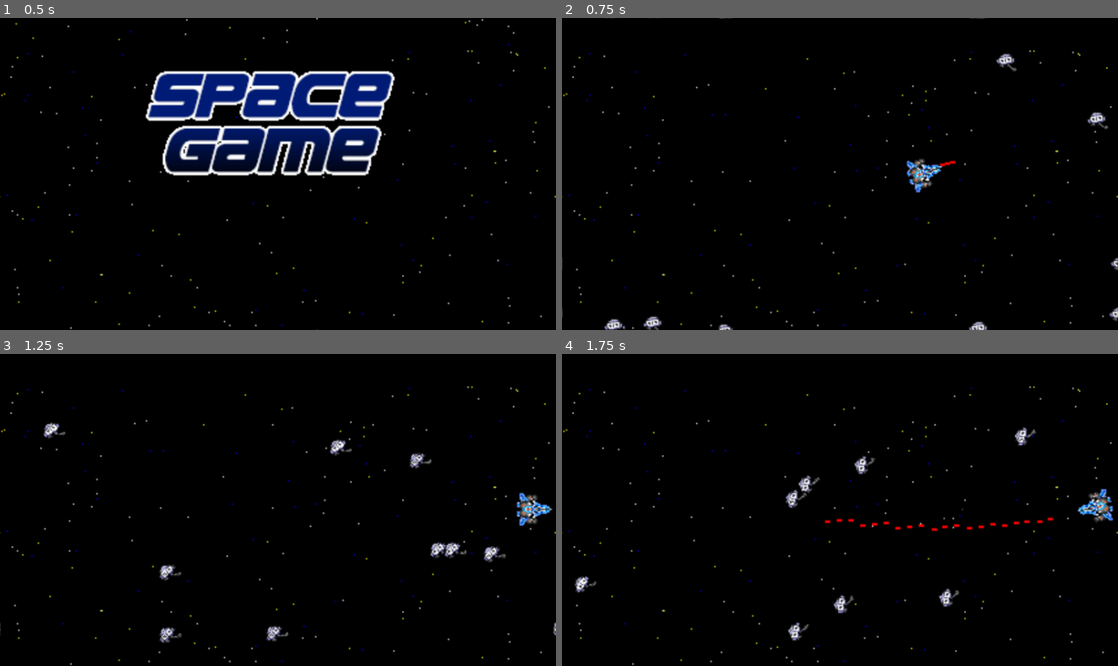
Above: before the commit, frames 1-4 (two rows, left to right).
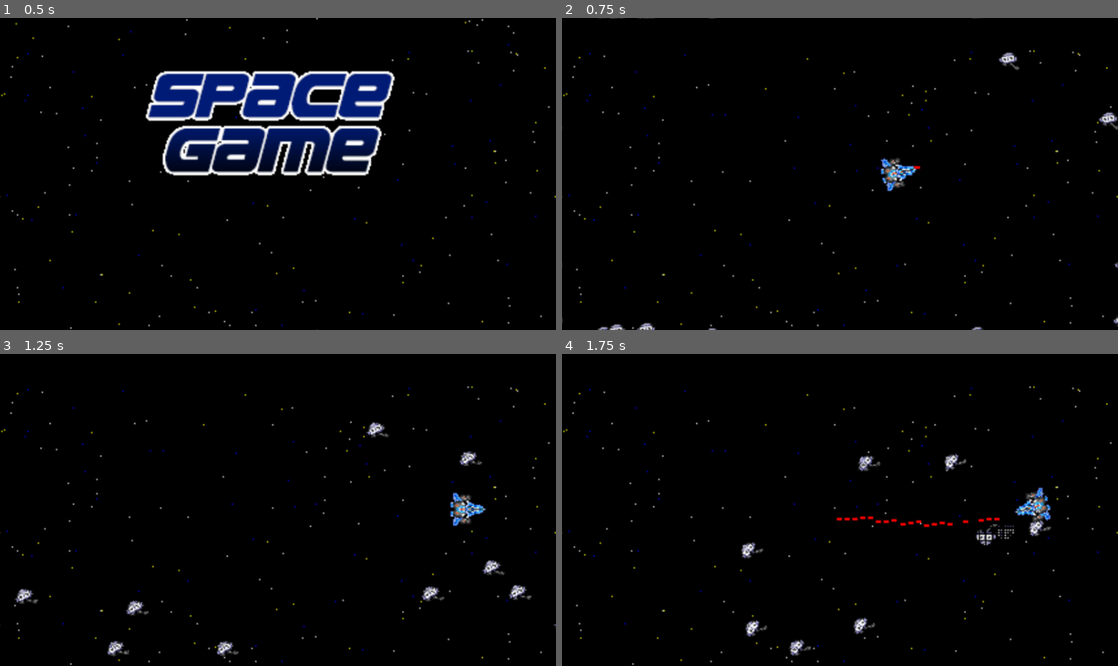
Above: after the commit, the same moments.

Repository: vgmoose/space-game
Game: Godot game, scene res://Classic/Classic.tscn
Two runs of this game, one before a commit and one after it. Both use one fixed random seed, a clock stepped at 60 frames per second and the inputs below.
Inputs (mouse positions are in pixels of both pictures, inside the frame that each line leads up to):
- Up to frame 1 (0.5 s): no input
- Up to frame 2 (0.75 s): tap Enter (accept) at 0.5 s; move the mouse to (962, 158) at 0.52 s; hold D (right) from 0.53 s (still down); hold Enter (accept) from 0.53 s (still down); click (962, 158) at 0.67 s
- Up to frame 3 (1.25 s): keep holding D (right); keep holding Enter (accept)
- Up to frame 4 (1.75 s): release D (right) at 1.25 s; release Enter (accept) at 1.25 s; drag from (728, 525) to (812, 572) at 1.27 s

Frame 1 is identical in both runs. In frame 2, 1.6% of the frame differs, in the area x 0-100%, y 0-100%; in frame 3, 2.9%; in frame 4, 3.2%, in the area x 2-100%, y 23-97%.

Commit message:
lock framerate, add some easter eggs, set speed properly

Diff:
--- a/Classic/Classic.gd
+++ b/Classic/Classic.gd
@@ -16,12 +16,19 @@
 var initialized = false
 
 var labelController
+
+var gamepadTexture
+var tabletTexture
+
+var startedMusic = false
 
 func _ready():
 	player = find_node("AudioStreamPlayer")
 	screenImage = find_node("TextureRect")
 	gamepad = find_node("Gamepad")
 	labelController = find_node("LabelController")
+	gamepadTexture = gamepad.texture
+	tabletTexture =  load("res://Classic/tablet.png")
 
 #	get_tree().get_root().connect("size_changed", self.size_changed)
 	get_tree().get_root().connect("size_changed", self, "size_changed")
@@ -119,11 +126,25 @@
 	labelController.multiplier = SCALER
 	labelController.updateFont()
 
-	gamepad.rect_scale = Vector2(0.5*0.83*SCALER, 0.5*0.83*SCALER)
-	gamepad.rect_position = Vector2(
-		-gamepad.rect_scale.x*0.2237*gamepad.rect_size.x + screenImage.rect_position.x,
-		-gamepad.rect_scale.y*0.2393*gamepad.rect_size.y + screenImage.rect_position.y
-	)
+#	var prevTexture = gamepad.texture
+
+	if mySpaceGlobals.graphics.nxFont:
+		gamepad.texture = tabletTexture
+		gamepad.rect_scale = Vector2(0.5*0.49*SCALER, 0.5*0.49*SCALER)
+		gamepad.rect_size = Vector2(3006, 1282)
+		gamepad.rect_position = Vector2(
+			-gamepad.rect_scale.x*0.215*gamepad.rect_size.x + screenImage.rect_position.x,
+			-gamepad.rect_scale.y*0.11*gamepad.rect_size.y + screenImage.rect_position.y
+		)
+	else:
+#		print("updating gamepad")
+		gamepad.texture = gamepadTexture
+		gamepad.rect_scale = Vector2(0.5*0.83*SCALER, 0.5*0.83*SCALER)
+		gamepad.rect_size = Vector2(1875, 1103)
+		gamepad.rect_position = Vector2(
+			-gamepad.rect_scale.x*0.2237*gamepad.rect_size.x + screenImage.rect_position.x,
+			-gamepad.rect_scale.y*0.2393*gamepad.rect_size.y + screenImage.rect_position.y
+		)
 
 func program_start():
 	initialized = true
@@ -183,6 +204,10 @@
 	# get lock for drawing
 	editableScreen.lock()
 
+	# keep track of the time inbetween frames
+	# (this is new for space game)
+	mySpaceGlobals.delta = delta
+
 	# Get the status of the controller
 	mySpaceGlobals.buttonA = Input.is_action_pressed("accept")
 	mySpaceGlobals.buttonB = Input.is_action_pressed("cancel")
@@ -197,8 +222,8 @@
 #	mySpaceGlobals.rstick_y = Input.get_axis("shoot_down", "shoot_up")
 #	mySpaceGlobals.lstick_y = Input.get_axis("down", "up")
 	mySpaceGlobals.rstick_x = Input.get_joy_axis(1, 0)
-	mySpaceGlobals.lstick_x = Input.get_joy_axis(1, 1)
-	mySpaceGlobals.rstick_y = Input.get_joy_axis(0, 0)
+	mySpaceGlobals.lstick_x = Input.get_joy_axis(0, 0)
+	mySpaceGlobals.rstick_y = Input.get_joy_axis(1, 1)
 	mySpaceGlobals.lstick_y = Input.get_joy_axis(0, 1)
 
 	mySpaceGlobals.touched = Input.is_mouse_button_pressed(1)
@@ -255,6 +280,10 @@
 	screenTexture.set_data(editableScreen)
 	screenImage.texture = screenTexture
 
+	if not startedMusic:
+		player.playing = true
+		startedMusic = true
+
 	# To exit the game
 #		if (mySpaceGlobals.button & PAD_BUTTON_MINUS):
 #			break;
--- a/Classic/images.gd
+++ b/Classic/images.gd
@@ -49,10 +49,10 @@
 
 var ship2_palette = [ [ 0x00, 0x00, 0x00 ], [ 0xFF, 0xFF, 0xFF ], [ 0xCC, 0x66, 0x00 ], [ 0x00, 0x00, 0xFF ], [ 0xDD, 0xDD, 0xDD ], [ 0x27, 0x27, 0x27 ] ];
 
-var compressed_boss = [-120, 4, 16, 39,  …(3182 unchanged characters)…
-
-var boss_palette = [ [ 0x00, 0x00, 0x00  …(862 unchanged characters)…
-
-var compressed_boss2 = [-120, 7, 9, 39,  …(2846 unchanged characters)…
-
-var boss2_palette = [ [ 0x00, 0x00, 0x00 …(862 unchanged characters)…
+#var compressed_boss = [-120, 4, 16, 39,  …(3182 unchanged characters)…
+#
+#var boss_palette = [ [ 0x00, 0x00, 0x00  …(862 unchanged characters)…
+#
+#var compressed_boss2 = [-120, 7, 9, 39,  …(2846 unchanged characters)…
+#
+#var boss2_palette = [ [ 0x00, 0x00, 0x00 …(862 unchanged characters)…
--- a/Classic/space.gd
+++ b/Classic/space.gd
@@ -20,7 +20,7 @@
 var yMinBoundry = 0
 var yMaxBoundry = 240
 
-var MAX_ENEMIES = 20
+var MAX_ENEMIES = 100
 
 #var target =
 var images = Images.new()
@@ -35,15 +35,26 @@
 var compressed_ship2 = images.compressed_ship2
 var ship_palette = images.ship_palette
 var ship2_palette = images.ship2_palette
-var compressed_boss = images.compressed_boss
-var boss_palette = images.boss_palette
-var compressed_boss2 = images.compressed_boss2
-var boss2_palette = images.boss2_palette
+#var compressed_boss = images.compressed_boss
+#var boss_palette = images.boss_palette
+#var compressed_boss2 = images.compressed_boss2
+#var boss2_palette = images.boss2_palette
 
 var draw
 var trigmath
 
 var BULLET_COUNT = 20
+
+# the original Space Game uses a few different speeds (bullet, player, enemies)
+# but it didn't run at a reliable 60 fps (1/60 deltas)
+# 30 fps "felt" too slow, so let's go with 40 fps
+# as a baseline for how fast the game should expect to move
+# this multiplier will modify all original game speeds to scale them back
+# to one that feels more like how it ran on console
+# it can be removed with password 60185
+var FPS_MULT = 40
+
+var spedUpMusic
 
 func initBullets(mySpaceGlobals):
 	mySpaceGlobals["bullets"] = []
@@ -63,6 +74,8 @@
 	mySpaceGlobals["invalid"]= 1
 
 	mySpaceGlobals["enemy"] = []
+
+	spedUpMusic = load("res://Classic/speedcruise.mp3")
 
 	for x in range(36):
 		rotated_ship.append([])
@@ -151,7 +164,10 @@
 
 		# shoot a bullet
 		# find an inactive bullet
-		var theta = mySpaceGlobals.angle - PI;
+		var theta = mySpaceGlobals.angle - PI
+
+		var bulletSpeed = 9 * FPS_MULT * mySpaceGlobals.delta
+
 		var bulletsShot = int(mySpaceGlobals.doubleShot)
 		for xx in range(BULLET_COUNT):
 			if (mySpaceGlobals.bullets[xx].active != 1):
@@ -160,8 +176,8 @@
 				bulletsShot += 1
 				mySpaceGlobals.bullets[xx].x = mySpaceGlobals.p1X + 18 + offsetX;
 				mySpaceGlobals.bullets[xx].y = mySpaceGlobals.p1Y + 18 + offsetY;
-				mySpaceGlobals.bullets[xx].m_x = 9*sin(theta); # 9 is the desired bullet speed
-				mySpaceGlobals.bullets[xx].m_y = 9*cos(theta); # we have to solve for the hypotenuese
+				mySpaceGlobals.bullets[xx].m_x = bulletSpeed * sin(theta); # bulletSpeed is the desired bullet speed
+				mySpaceGlobals.bullets[xx].m_y = bulletSpeed * cos(theta); # we have to solve for the hypotenuese
 				mySpaceGlobals.bullets[xx].active = 1;
 				mySpaceGlobals.firstShotFired = 1;
 				if (mySpaceGlobals.score >= 1000):
@@ -201,13 +217,14 @@
 	mySpaceGlobals.invalid = 1;
 
 	# accept x and y movement from either stick
-	mySpaceGlobals.p1X += xdif*5;
-	mySpaceGlobals.p1Y -= ydif*5;
+	var playerMaxSpeed = 5 * FPS_MULT * mySpaceGlobals.delta
+	mySpaceGlobals.p1X += xdif * playerMaxSpeed;
+	mySpaceGlobals.p1Y -= ydif * playerMaxSpeed;
 
 	# calculate angle to face
 	mySpaceGlobals.angle = atan2(ydif, xdif) - PI / 2.0;
 
-	# update score if on a frame divisible by 60 (gain 10 povars every second)
+	# update score if on a frame divisible by 60 (gain ~10 points every second)
 	if (mySpaceGlobals.frame % 60 == 0):
 		increaseScore(mySpaceGlobals, 10);
 
@@ -288,17 +305,20 @@
 
 func handleExplosions(mySpaceGlobals):
 
+	# explode "animation" plays at half-speed, to be more visible
+	var explosionCounter = 0.5
+
 	for x in range(MAX_ENEMIES):
 		if (mySpaceGlobals.enemies[x].position.active > 1):
 			makeScaleMatrix(mySpaceGlobals.enemies[x].position.active/2.0, 23, mySpaceGlobals.enemy, mySpaceGlobals.enemies[x].rotated_sprite, 9);
-			mySpaceGlobals.enemies[x].position.active += 1;
+			mySpaceGlobals.enemies[x].position.active += explosionCounter
 
 			if (mySpaceGlobals.enemies[x].position.active > 20):
 				mySpaceGlobals.enemies[x].position.active = 0;
 
 	if (mySpaceGlobals.playerExplodeFrame > 1):
 		makeScaleMatrix(mySpaceGlobals.playerExplodeFrame, 36, orig_ship, rotated_ship, mySpaceGlobals.transIndex);
-		mySpaceGlobals.playerExplodeFrame += 1;
+		mySpaceGlobals.playerExplodeFrame += explosionCounter
 		mySpaceGlobals.invalid = 1;
 
 		if (mySpaceGlobals.playerExplodeFrame > 20):
@@ -423,8 +443,8 @@
 
 	for x in range(MAX_ENEMIES):
 		if (mySpaceGlobals.enemies[x].position.active == 1):
-			mySpaceGlobals.enemies[x].position.x += mySpaceGlobals.enemies[x].position.m_x;
-			mySpaceGlobals.enemies[x].position.y += mySpaceGlobals.enemies[x].position.m_y;
+			mySpaceGlobals.enemies[x].position.x += mySpaceGlobals.enemies[x].position.m_x * FPS_MULT * mySpaceGlobals.delta;
+			mySpaceGlobals.enemies[x].position.y += mySpaceGlobals.enemies[x].position.m_y * FPS_MULT * mySpaceGlobals.delta;
 
 			if (mySpaceGlobals.enemies[x].position.x > xMaxBoundry ||
 				mySpaceGlobals.enemies[x].position.x < xMinBoundry ||
@@ -433,7 +453,7 @@
 				mySpaceGlobals.enemies[x].position.active = 0;
 
 			# rotate the enemy slowly
-			mySpaceGlobals.enemies[x].angle += 0.02;
+			mySpaceGlobals.enemies[x].angle += 0.02 * FPS_MULT * mySpaceGlobals.delta;
 			if (mySpaceGlobals.enemies[x].angle > 6.28318530):
 				mySpaceGlobals.enemies[x].angle = 0.0;
 
@@ -491,7 +511,7 @@
 func initGameState(mySpaceGlobals):
 
 #	# init bullets
-	for x in range(20):
+	for x in range(BULLET_COUNT):
 		mySpaceGlobals.bullets[x].active = 0;
 
 	# init enemies
@@ -834,7 +854,7 @@
 	mySpaceGlobals["playerExplodeFrame"] = 0;
 	mySpaceGlobals["score"] = 0;
 	mySpaceGlobals["level"] = 0;
-	mySpaceGlobals["dontKeepTrackOfScore"] =  0;
+	mySpaceGlobals["dontKeepTrackOfScore"] = int(mySpaceGlobals.doubleShot or mySpaceGlobals.tripleShot)
 	mySpaceGlobals["noEnemies"] = 0;
 	mySpaceGlobals["enemiesSeekPlayer"] = 0;
 
@@ -915,7 +935,7 @@
 		mySpaceGlobals.transIndex = 5;
 		mySpaceGlobals.state = 7;
 
-	# double shot
+	# double shot (previously turn player into boss1)
 	if (mySpaceGlobals.passwordEntered == 24177):
 		mySpaceGlobals.tripleShot = true
 		mySpaceGlobals.doubleShot = true
@@ -928,21 +948,21 @@
 #		mySpaceGlobals.transIndex = 39;
 		mySpaceGlobals.state = 7;
 #
-#	# triple shot
+#	# triple shot (previously turn player into boss2)
 	if (mySpaceGlobals.passwordEntered == 37124):
 		mySpaceGlobals.tripleShot = true
 		mySpaceGlobals.doubleShot = false
 		BULLET_COUNT = 100
 		initBullets(mySpaceGlobals)
+		mySpaceGlobals.dontKeepTrackOfScore = 1;
 		# rest in peace Etika
-#		OS.shell_open("https://www.youtube.com/watch?v=1qX75J4_-e8")
+		OS.shell_open("https://www.youtube.com/watch?v=1qX75J4_-e8")
 #		mySpaceGlobals.playerChoice = 2;
 #		decompress_sprite(740, 36, 36, compressed_boss, orig_ship, 39);
 #		mySpaceGlobals.curPalette = boss_palette;
 #		mySpaceGlobals.transIndex = 39;
 		mySpaceGlobals.state = 7;
 
-
 	# Enemies come right for you (kamikaze mode)
 	if (mySpaceGlobals.passwordEntered == 30236):
 
@@ -961,18 +981,52 @@
 
 	# flip R and B channels for all colors
 	if (mySpaceGlobals.passwordEntered == 77777):
-
 		mySpaceGlobals.graphics.flipColor = !mySpaceGlobals.graphics.flipColor;
 		mySpaceGlobals.state = 27;
 
 	# toggle the space nx bitmap font
 	if mySpaceGlobals.passwordEntered == 11111:
 		mySpaceGlobals.graphics.nxFont = not mySpaceGlobals.graphics.nxFont
+		mySpaceGlobals.graphics.classicMain.size_changed()
 
 	# toggle the audio playing
 	if mySpaceGlobals.passwordEntered == 22222:
 		var player = mySpaceGlobals.graphics.classicMain.player
 		player.playing = not player.playing
+
+	# play whole game at faster speed, and switch audio
+	if mySpaceGlobals.passwordEntered == 60185:
+		if FPS_MULT == 60:
+			FPS_MULT = 80 # go even further beyond
+		else:
+			FPS_MULT = 60
+		var player = mySpaceGlobals.graphics.classicMain.player
+		var isPlaying = player.playing
+		player.stream = spedUpMusic
+		player.playing = isPlaying
+		mySpaceGlobals.state = 27;
+
+	# some t-tb tracks
+	if mySpaceGlobals.passwordEntered == 00001:
+		OS.shell_open("https://t-tb.bandcamp.com/track/cruise")
+
+	if mySpaceGlobals.passwordEntered == 00002:
+		OS.shell_open("https://t-tb.bandcamp.com/track/scream-pictures")
+
+	if mySpaceGlobals.passwordEntered == 00003:
+		OS.shell_open("https://t-tb.bandcamp.com/track/slimers")
+
+	if mySpaceGlobals.passwordEntered == 00004:
+		OS.shell_open("https://t-tb.bandcamp.com/track/frog-song")
+
+	if mySpaceGlobals.passwordEntered == 00005:
+		OS.shell_open("https://www.youtube.com/watch?v=Tb02CNlhkPA")
+
+	if mySpaceGlobals.passwordEntered == 00006:
+		OS.shell_open("https://www.youtube.com/watch?v=a6oWk-BJ8bI")
+
+	if mySpaceGlobals.passwordEntered == 00007:
+		OS.shell_open("https://www.youtube.com/watch?v=wcMLFMsIVis")
 
 	# 100 passwords, one for each level
 	for x in range(100):
Not shown, added: Classic/speedcruise.mp3.import
Binary file added: Classic/tablet.png
Not shown, added: Classic/tablet.png.import
Not shown, changed: .DS_Store
Not shown, changed: .gitignore
Not shown, added: Classic/speedcruise.mp3
